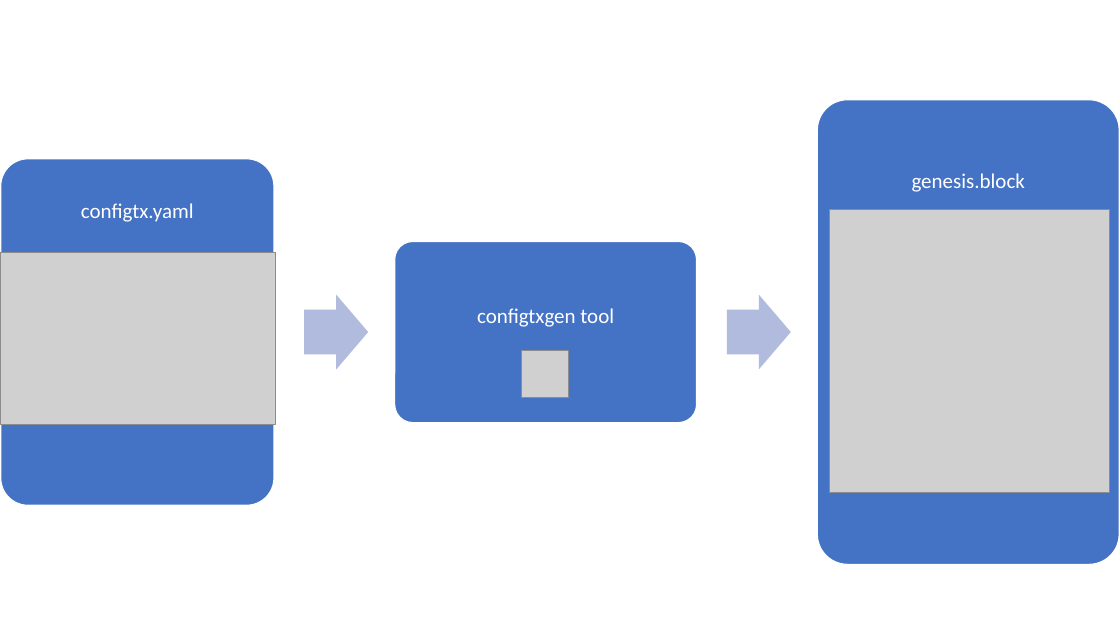
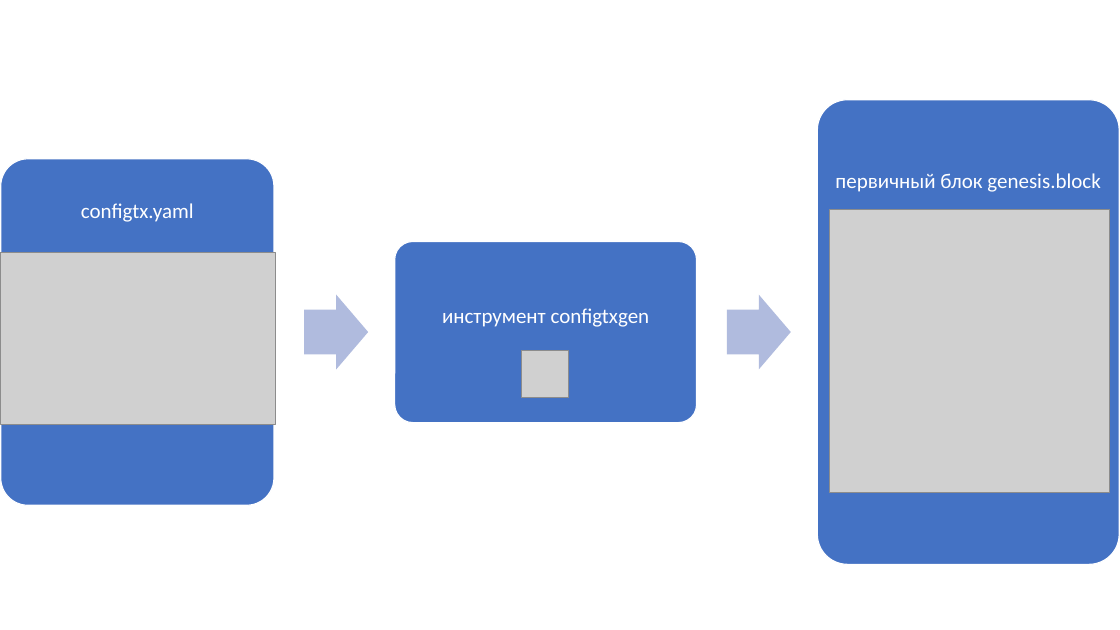
Before and after one commit to hyperledger/fabric-docs-i18n, a slide deck: slide 5 of docs/locale/ru_RU/source/policies/Fabric_Policy_Hierarchy.pptx. Drawn at 1120x630 pixels with LibreOffice and Linux fonts; fonts in the diff are those of the drawing; grey boxes stand for pictures. Boxes give left, top, right and bottom in pixels: in the first picture for what was removed or moved away, otherwise in the second. Text is boxed around its words. In the diff, an @@ line names an element or a change of style, - is before the commit and + after.

```diff
--- a/docs/locale/ru_RU/source/policies/Fabric_Policy_Hierarchy.pptx
+++ b/docs/locale/ru_RU/source/policies/Fabric_Policy_Hierarchy.pptx
@@ text at bbox=[835, 173, 1100, 192]: text changed @@
-genesis.block
+первичный блок genesis.block
@@ text at bbox=[442, 308, 650, 327]: text changed @@
-configtxgen tool
+инструмент configtxgen
```
Also in this commit, not shown: 3 other slides changed, 3 slides added, 3 slides removed, 8 other files.
